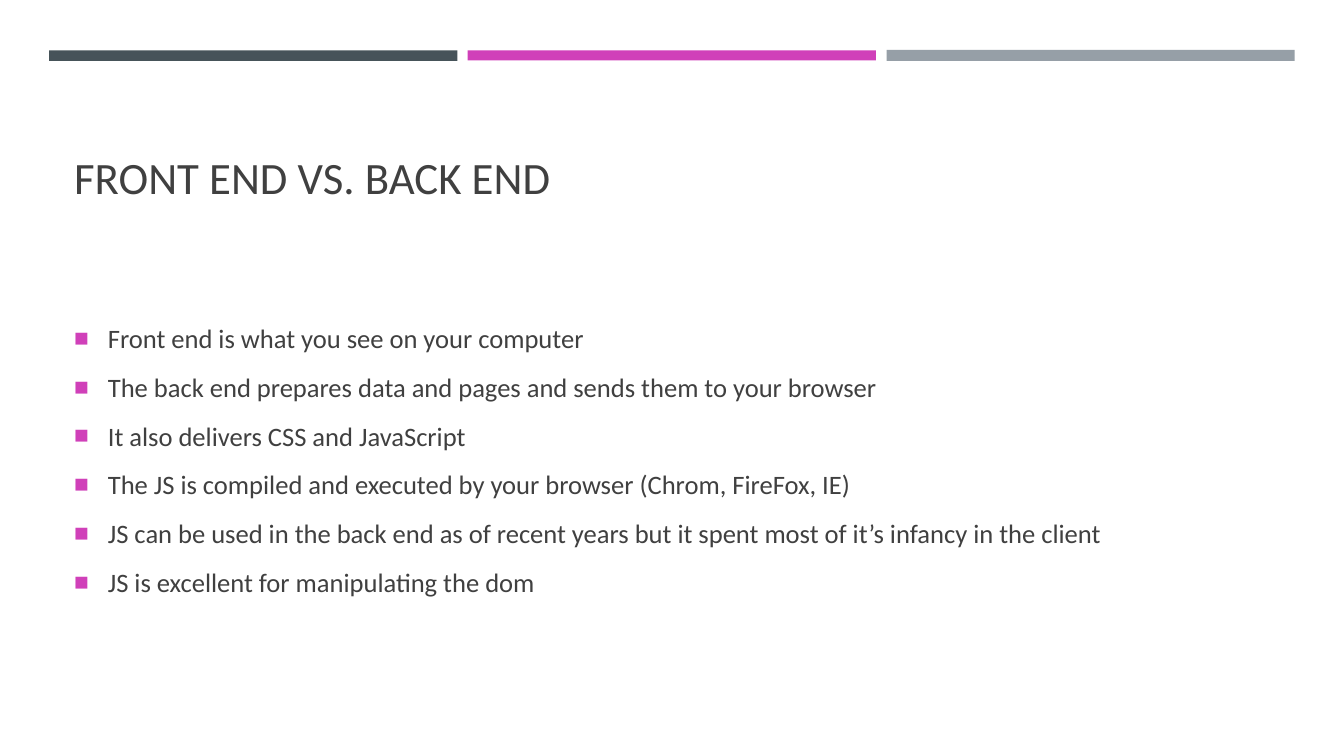
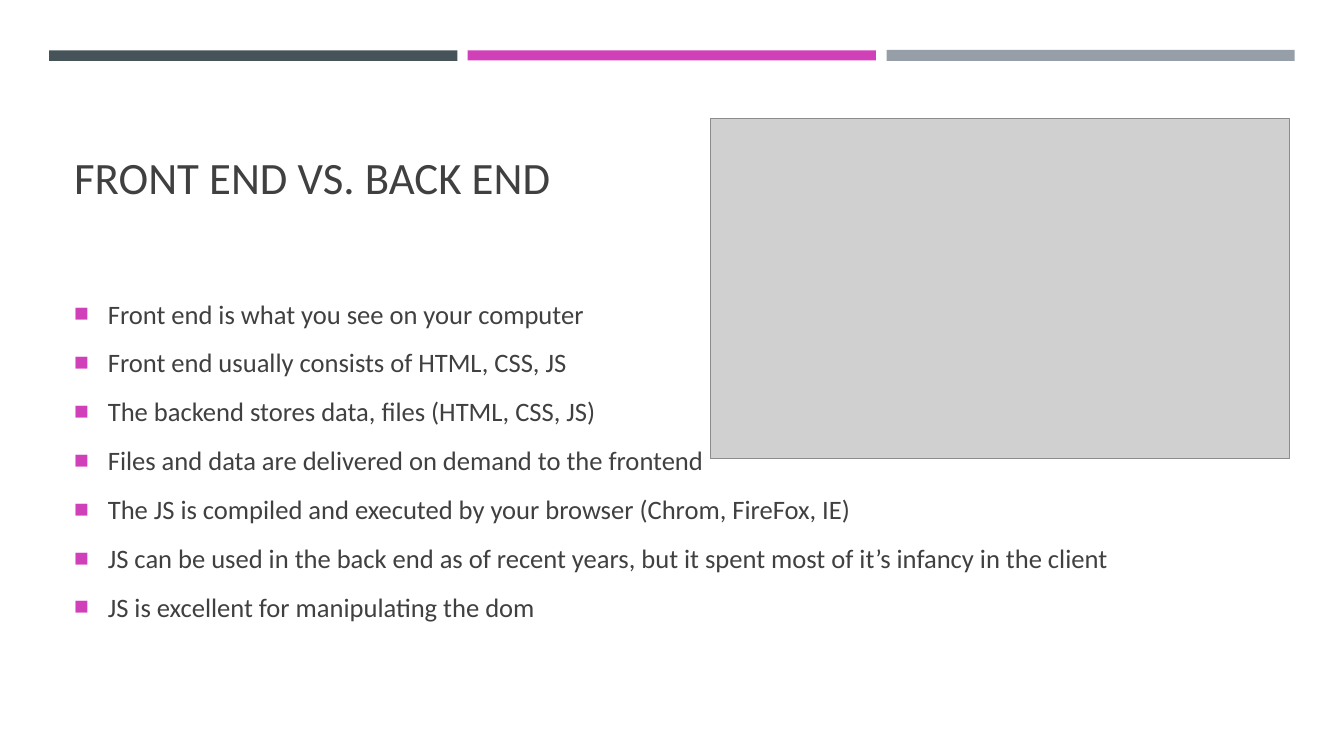
Before and after one commit to zacharysandberg/JavaScriptForNewProgrammersCourse, a slide deck: slide 6 of Week1/Week1.pptx (slide 5 before the commit). Drawn at 1344x756 pixels with LibreOffice and Linux fonts; fonts in the diff are those of the drawing; grey boxes stand for pictures. Boxes give left, top, right and bottom in pixels: in the first picture for what was removed or moved away, otherwise in the second. Text is boxed around its words. In the diff, an @@ line names an element or a change of style, - is before the commit and + after.

```diff
--- a/Week1/Week1.pptx
+++ b/Week1/Week1.pptx
@@ picture added at (711,118,1291,459) @@
@@ text at (108,353,703,470): text changed @@
-■ The back end prepares data and pages and sends them to your browser
-■ It also delivers CSS and JavaScript
+■ Front end usually consists of HTML, CSS, JS
+■ The backend stores data, files (HTML, CSS, JS)
+■ Files and data are delivered on demand to the frontend
@@ text at (108,549,1107,573): text changed @@
-■ JS can be used in the back end as of recent years but it spent most of it’s infancy in the client
+■ JS can be used in the back end as of recent years, but it spent most of it’s infancy in the client
```
Also in this commit, not shown: 4 other slides changed, 8 slides added, 1 other file.
